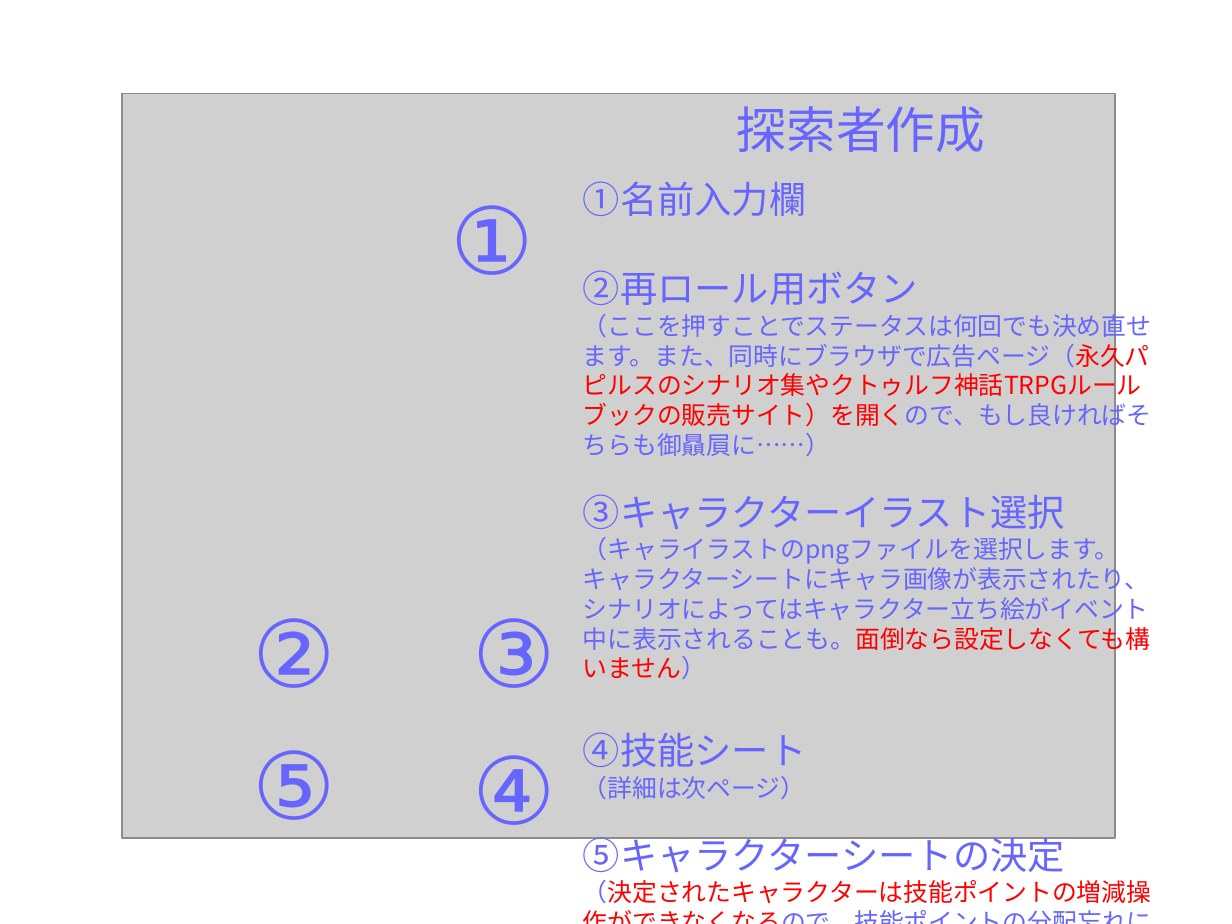
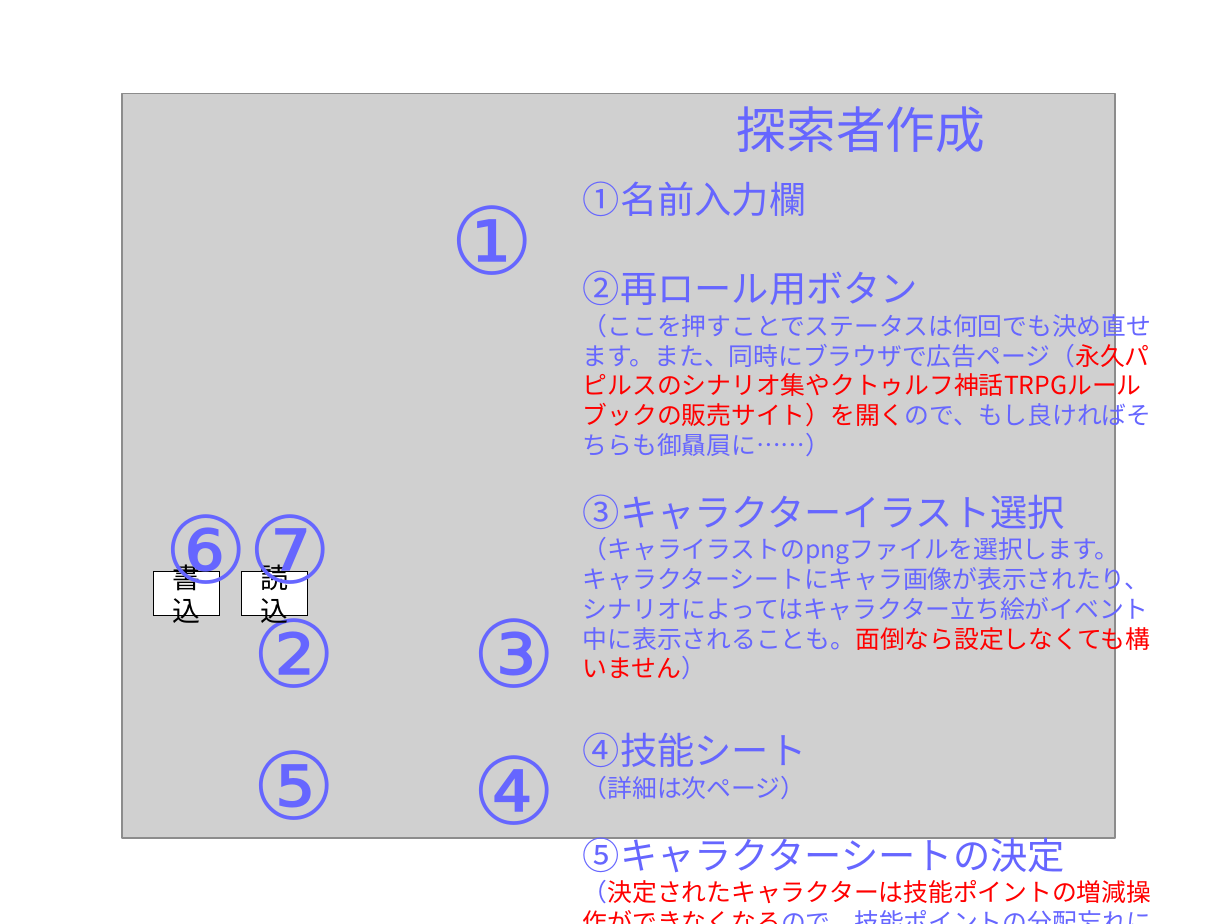
Before and after one commit to HidehiroNomoto/CoCARScenario, a slide deck: slide 6 of CoCScenario/説明書/新規 OpenDocument プレゼンテーション.odp (slide 5 before the commit). Drawn at 1232x924 pixels with LibreOffice and Linux fonts; fonts in the diff are those of the drawing; grey boxes stand for pictures. Boxes give left, top, right and bottom in pixels: in the first picture for what was removed or moved away, otherwise in the second. Text is boxed around its words. In the diff, an @@ line names an element or a change of style, - is before the commit and + after.

```diff
--- a/CoCScenario/説明書/新規 OpenDocument プレゼンテーション.odp
+++ b/CoCScenario/説明書/新規 OpenDocument プレゼンテーション.odp
@@ text added at bbox=[165, 514, 332, 602], 60 pt, text #6666FF @@
+⑥⑦
@@ rectangle added at bbox=[154, 572, 220, 616], fill #FFFFFF, outline #000000 0 pt, 18 pt, text #000000 @@
+書込
@@ rectangle added at bbox=[243, 572, 309, 616], fill #FFFFFF, outline #000000 0 pt, 18 pt, text #000000 @@
+読込
```
Also in this commit, not shown: 2 other slides changed, 2 slides added, 10 other files.
